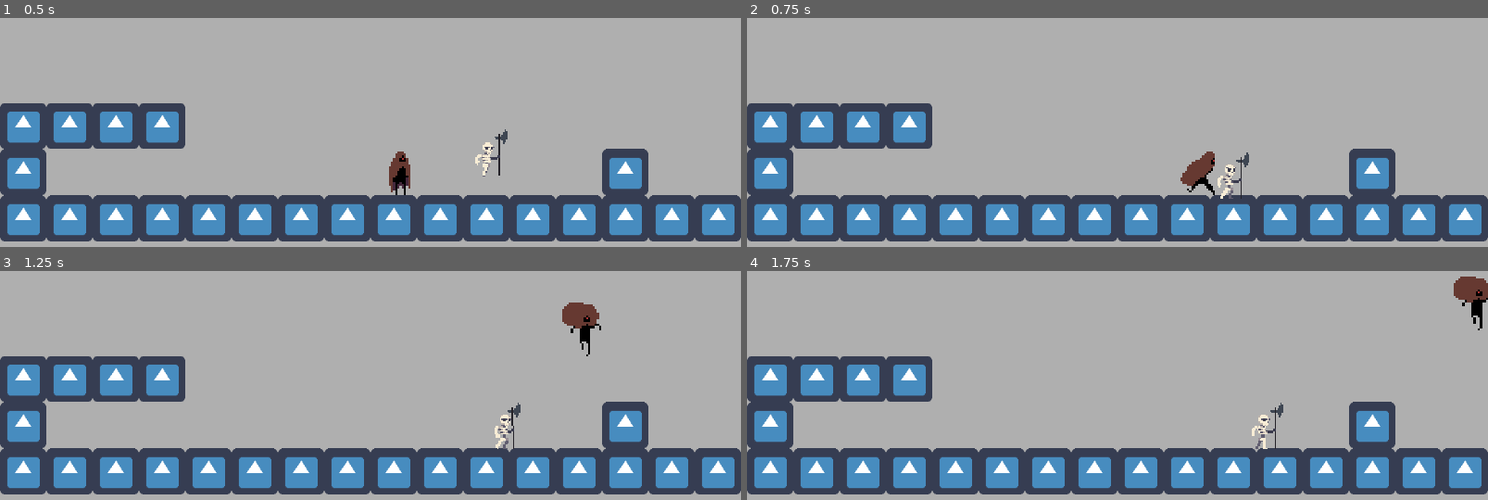
Above: before the commit, frames 1-4 (two rows, left to right).
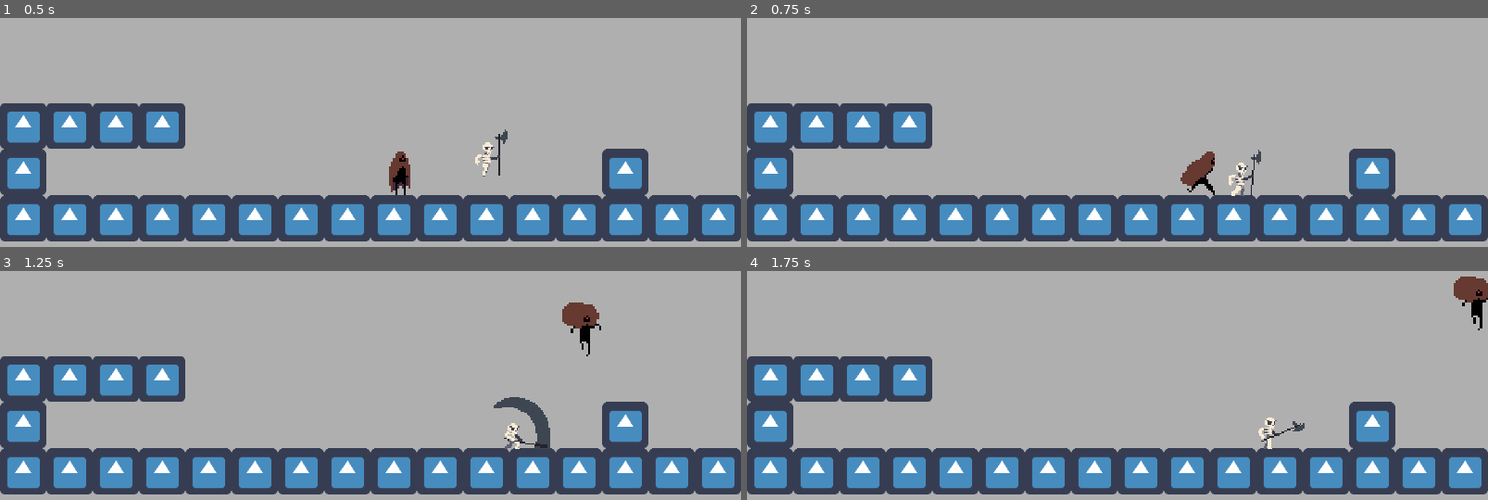
Above: after the commit, the same moments.

Repository: dav1dosaro/conquer
Game: Godot game, scene res://src/scenes/Game.tscn
Same seed, same stepped clock (60 frames per second), same inputs: the game is played once before the commit and once after it. The engine's default icon, where the game draws it, is replaced by a stand-in: a white triangle on a blue panel in a dark square.
Inputs:
- Up to frame 1 (0.5 s): no input
- Up to frame 2 (0.75 s): hold Right (ui_right) from 0.53 s (still down)
- Up to frame 3 (1.25 s): keep holding Right (ui_right); tap Space (jump) at 0.77 s
- Up to frame 4 (1.75 s): keep holding Right (ui_right); tap Space (jump) at 1.52 s

Frame 1 is identical in both runs. In frame 2, 0.4% of the frame differs, in the area x 63-70%, y 57-79%; in frame 3, 0.9%, in the area x 66-75%, y 55-78%; in frame 4, 0.4%.

Commit message:
SkeletonAttackFix1

Diff:
--- a/src/scenes/enemy/skeleton/Skeleton.gd
+++ b/src/scenes/enemy/skeleton/Skeleton.gd
@@ -4,19 +4,21 @@
 export var Player_Path : NodePath
 
 var gravity = 10
+var Attack_Range = 110
 var velocity = Vector2(0,0)
+var Attacking = false
 var Moving_Right = true
 
 export var Speed = 32
 export var Health = 3
 export var Enemy_Attack_damage = 1
 export var Wall_Smarts = false
-export var Attack_Range = 100
 
 onready var Floor_Raycast = get_node("Floor_Ray")
 onready var Wall_Raycast = get_node("Wall_Ray")
 
 func _ready():
+	get_node("HitArea/CollisionShape2D").disabled = true
 	PlayerLoc = get_node(Player_Path)
 	if Wall_Smarts == true:
 		Wall_Raycast.enabled = true
@@ -36,7 +38,8 @@
 		velocity.x = Speed
 	else:
 		velocity.x = -Speed
-	get_node("Body").play("Walk")
+	if Attacking == false:
+		get_node("Body").play("Walk")
 
 	velocity.y += gravity
 
@@ -69,9 +72,8 @@
 
 func _on_Body_animation_finished():
 	if get_node("Body").animation == "Attack":
-		for H in get_node("HitArea").get_overlapping_bodies():
-			H.Health_Detail(Enemy_Attack_damage)
-			get_node("Attack").play()
+		get_node("Body").offset = Vector2(0,0)
+		Attacking = false
 
 	if get_node("Body").animation == "Death":
 		self.global_position = self.global_position
@@ -91,6 +93,10 @@
 func Attack():
 	var PLoc = PlayerLoc.position
 	var Dis2 = self.position.distance_to(PLoc)
+
 	if Dis2 < Attack_Range:
+		Attacking = true
+		get_node("Body").offset = Vector2(8,-2)
 		get_node("Body").play("Attack")
-		pass
+		get_node("AnimationPlayer").play("ATK")
+		get_node("Attack").play()
--- a/src/scenes/enemy/skeleton/Skeleton.tscn
+++ b/src/scenes/enemy/skeleton/Skeleton.tscn
@@ -299,7 +299,61 @@
 } ]
 
 [sub_resource type="RectangleShape2D" id=45]
-extents = Vector2( 26, 23 )
+extents = Vector2( 28, 36 )
+
+[sub_resource type="Animation" id=120]
+resource_name = "ATK"
+tracks/0/type = "value"
+tracks/0/path = NodePath("HitArea/CollisionShape2D:shape:extents")
+tracks/0/interp = 1
+tracks/0/loop_wrap = true
+tracks/0/imported = false
+tracks/0/enabled = true
+tracks/0/keys = {
+"times": PoolRealArray( 0.5 ),
+"transitions": PoolRealArray( 1 ),
+"update": 0,
+"values": [ Vector2( 28, 36 ) ]
+}
+tracks/1/type = "value"
+tracks/1/path = NodePath("HitArea/CollisionShape2D:disabled")
+tracks/1/interp = 1
+tracks/1/loop_wrap = true
+tracks/1/imported = false
+tracks/1/enabled = true
+tracks/1/keys = {
+"times": PoolRealArray( 0, 0.5, 1 ),
+"transitions": PoolRealArray( 1, 1, 1 ),
+"update": 1,
+"values": [ true, false, true ]
+}
+
+[sub_resource type="Animation" id=121]
+length = 0.001
+tracks/0/type = "value"
+tracks/0/path = NodePath("HitArea/CollisionShape2D:shape:extents")
+tracks/0/interp = 1
+tracks/0/loop_wrap = true
+tracks/0/imported = false
+tracks/0/enabled = true
+tracks/0/keys = {
+"times": PoolRealArray( 0 ),
+"transitions": PoolRealArray( 1 ),
+"update": 0,
+"values": [ Vector2( 28, 36 ) ]
+}
+tracks/1/type = "value"
+tracks/1/path = NodePath("HitArea/CollisionShape2D:disabled")
+tracks/1/interp = 1
+tracks/1/loop_wrap = true
+tracks/1/imported = false
+tracks/1/enabled = true
+tracks/1/keys = {
+"times": PoolRealArray( 0 ),
+"transitions": PoolRealArray( 1 ),
+"update": 0,
+"values": [ false ]
+}
 
 [node name="Skeleton" type="KinematicBody2D" groups=["ENEMY"]]
 collision_layer = 4
@@ -330,8 +384,8 @@
 position = Vector2( 7, 0 )
 scale = Vector2( 2, 2 )
 frames = SubResource( 11 )
-animation = "Damage"
-frame = 7
+animation = "Idle"
+frame = 6
 playing = true
 
 [node name="TimerHolder" type="Node2D" parent="."]
@@ -345,16 +399,21 @@
 one_shot = true
 
 [node name="HitArea" type="Area2D" parent="."]
-position = Vector2( 41, 8 )
+position = Vector2( 39, -3 )
 collision_mask = 2
 
 [node name="CollisionShape2D" type="CollisionShape2D" parent="HitArea"]
-position = Vector2( 0, 1 )
 shape = SubResource( 45 )
 
 [node name="Death" type="AudioStreamPlayer" parent="."]
 
 [node name="Attack" type="AudioStreamPlayer" parent="."]
+
+[node name="Position2D" type="Position2D" parent="."]
+
+[node name="AnimationPlayer" type="AnimationPlayer" parent="."]
+anims/ATK = SubResource( 120 )
+anims/RESET = SubResource( 121 )
 
 [connection signal="animation_finished" from="Body" to="." method="_on_Body_animation_finished"]
 [connection signal="timeout" from="TimerHolder/HitTimer" to="." method="_on_Timer_timeout"]
Not shown: 1 places in src/scenes/enemy/skeleton/Skeleton.tscn that only renumber resources
